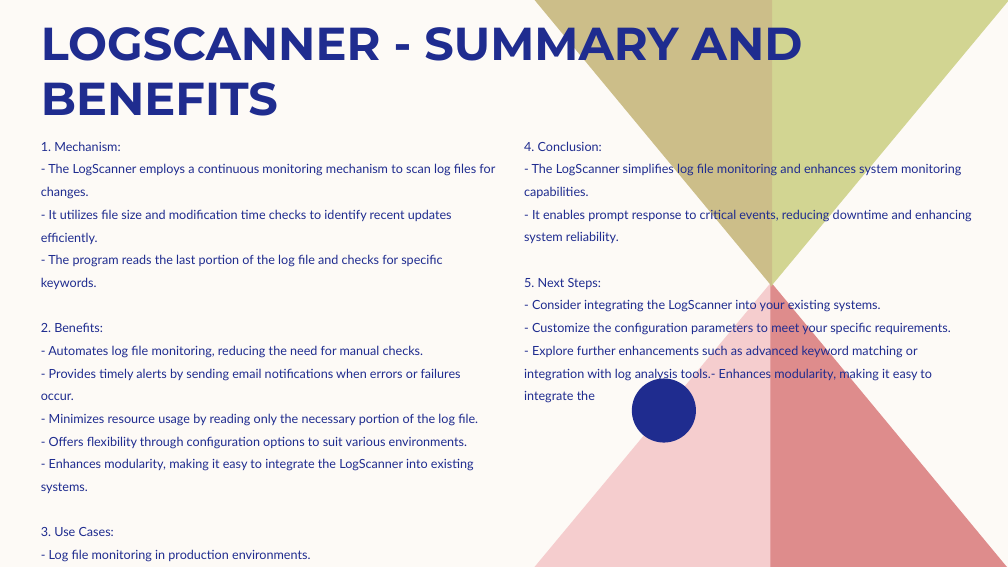
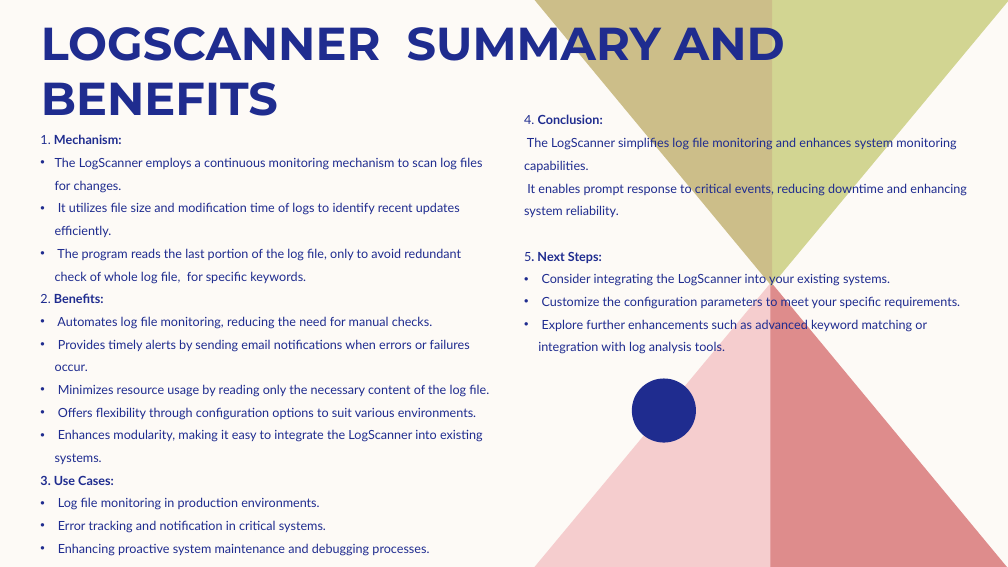
Before and after one commit to tsbr007/LogScannerApplication, a slide deck: slide 3 of LogScannerSystemScript.pptx. Drawn at 1008x567 pixels with LibreOffice and Linux fonts; fonts in the diff are those of the drawing. Boxes give left, top, right and bottom in pixels: in the first picture for what was removed or moved away, otherwise in the second. Text is boxed around its words. In the diff, an @@ line names an element or a change of style, - is before the commit and + after.

Commit message:
changes in ppt

```diff
--- a/LogScannerSystemScript.pptx
+++ b/LogScannerSystemScript.pptx
@@ title at [41,15,785,116]: text changed @@
-LOGSCANNER - SUMMARY AND BENEFITS
+LOGSCANNER SUMMARY AND BENEFITS
@@ text "4. Conclusion:": place and size @@
-text "4. Conclusion:" at [524,141,972,381]
+text "4. Conclusion:" at [524,114,967,354]
@@ text at [524,114,603,263]: bold on in "Conclusion:", "5. Next Steps:" @@
@@ text at [40,134,122,485]: bold on in "Mechanism:", "Benefits:", "3. Use Cases:" @@
@@ text at [524,136,967,217]: text changed @@
-- The LogScanner simplifies log file monitoring and enhances system monitoring capabilities.
-- It enables prompt response to critical events, reducing downtime and enhancing system reliability.
+The LogScanner simplifies log file monitoring and enhances system monitoring capabilities.
+It enables prompt response to critical events, reducing downtime and enhancing system reliability.
@@ text at [55,157,482,284]: text changed @@
-- The LogScanner employs a continuous monitoring mechanism to scan log files for changes.
-- It utilizes file size and modification time checks to identify recent updates efficiently.
-- The program reads the last portion of the log file and checks for specific keywords.
+• The LogScanner employs a continuous monitoring mechanism to scan log files for changes.
+• It utilizes file size and modification time of logs to identify recent updates efficiently.
+• The program reads the last portion of the log file, only to avoid redundant check of whole log file, for specific keywords.
@@ text at [538,272,960,354]: text changed @@
-- Consider integrating the LogScanner into your existing systems.
-- Customize the configuration parameters to meet your specific requirements.
-- Explore further enhancements such as advanced keyword matching or integration with log analysis tools.- Enhances modularity, making it easy to integrate the
+• Consider integrating the LogScanner into your existing systems.
+• Customize the configuration parameters to meet your specific requirements.
+• Explore further enhancements such as advanced keyword matching or integration with log analysis tools.
@@ text at [55,316,489,464]: text changed @@
-- Automates log file monitoring, reducing the need for manual checks.
-- Provides timely alerts by sending email notifications when errors or failures occur.
-- Minimizes resource usage by reading only the necessary portion of the log file.
-- Offers flexibility through configuration options to suit various environments.
-- Enhances modularity, making it easy to integrate the LogScanner into existing systems.
+• Automates log file monitoring, reducing the need for manual checks.
+• Provides timely alerts by sending email notifications when errors or failures occur.
+• Minimizes resource usage by reading only the necessary content of the log file.
+• Offers flexibility through configuration options to suit various environments.
+• Enhances modularity, making it easy to integrate the LogScanner into existing systems.
@@ text at [58,497,429,556]: text changed @@
-- Log file monitoring in production environments.
-- Error tracking and notification in critical systems.
-- Enhancing proactive system maintenance and debugging processes.
+• Log file monitoring in production environments.
+• Error tracking and notification in critical systems.
+• Enhancing proactive system maintenance and debugging processes.
```
Also in this commit, not shown: 1 other slide changed, 1 other file.
